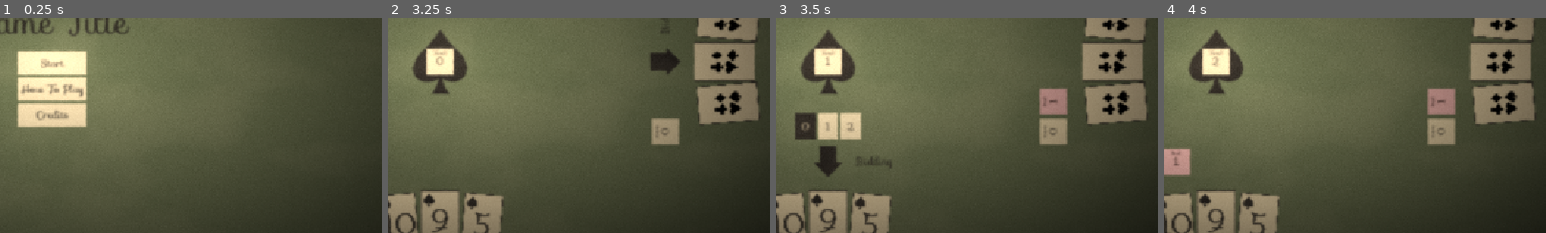
Above: before the commit, frames 1-4 (left to right).
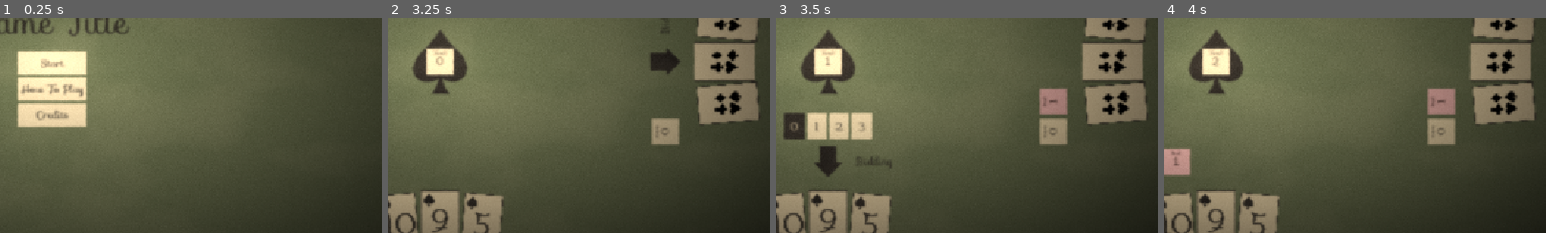
Above: after the commit, the same moments.

Repository: CMurtagh-LGTM/brackeys25.2
Game: Godot game, scene res://Main.tscn
Two runs of this game, one before a commit and one after it. Both use one fixed random seed, a clock stepped at 60 frames per second and the inputs below.
Inputs (mouse positions are % of the whole screen's width and height, from its top left):
- Up to frame 1 (0.25 s): no input
- Up to frame 2 (3.25 s): click "Start" at 0.5 s; click "Start" at 1.25 s; move the mouse to (34, 50) at 2.02 s; click (34, 50) at 2.17 s; move the mouse to (32, 50) at 2.77 s; click (32, 50) at 2.92 s
- Up to frame 3 (3.5 s): no input
- Up to frame 4 (4 s): click "1" at 3.5 s
The pictures show only the part of the screen within x 43-93%, y 40-90%; the shares and areas given below are measured in that part.

Frames 1-2 are identical in both runs. In frame 3, 1.6% of the frame differs, in the area x 2-26%, y 43-57%; in frame 4, nothing differs.

Commit message:
fix maximum bid not showing

Diff:
--- a/Bid/Bid.gd
+++ b/Bid/Bid.gd
@@ -25,9 +25,9 @@
 		for button_index: int in range(min_allowed_bid):
 			_bid_buttons[button_index].disabled = true
 
-	for button_index: int in range(max_allowed_bid):
+	for button_index: int in range(max_allowed_bid + 1):
 		_bid_buttons[button_index].visible = true
-	for button_index: int in range(max_allowed_bid, _bid_buttons.size()):
+	for button_index: int in range(max_allowed_bid + 1, _bid_buttons.size()):
 		_bid_buttons[button_index].visible = false
 
 func reset_state() -> void:
--- a/Menu/GameOver.tscn
+++ b/Menu/GameOver.tscn
@@ -51,6 +51,7 @@
 [node name="Label" type="Label" parent="MenuButtons/VBoxContainer"]
 layout_mode = 2
 text = "Game Over"
+horizontal_alignment = 1
 
 [node name="MainMenu" type="Button" parent="MenuButtons/VBoxContainer"]
 layout_mode = 2
